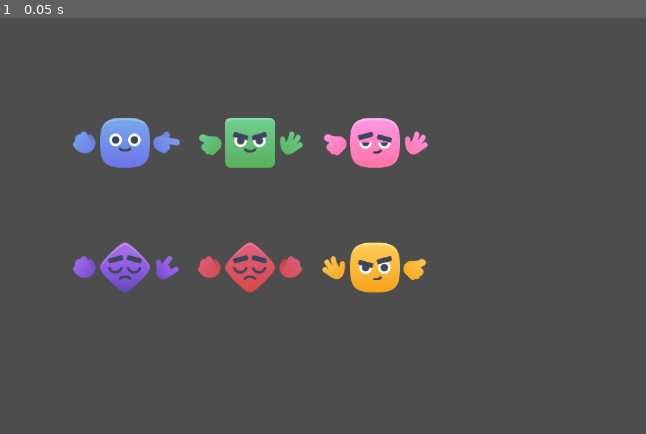
Above: before the commit, frame 1.
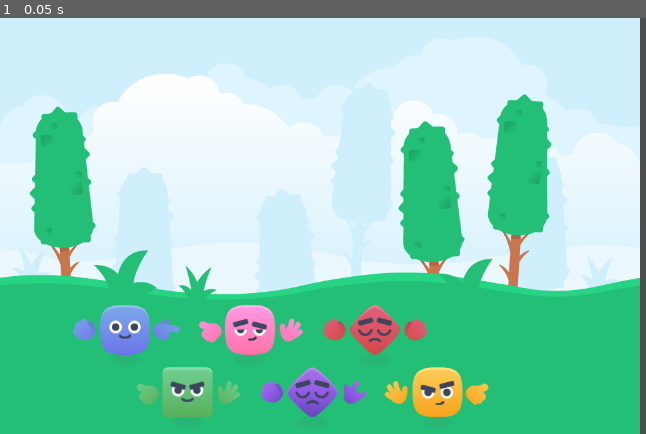
Above: after the commit, the same moment.

Repository: rteijeiro/Godot-Prototypes
Game: Godot game, scene res://shape_characters/shape_characters.tscn
Two runs of this game, one before a commit and one after it. Both use one fixed random seed, a clock stepped at 60 frames per second and the inputs below. The project has no main scene, so this scene is started directly.
Inputs:
- Up to frame 1 (0.05 s): no input

The runs differ from the first frame. In frame 1, 99% of the frame differs, in the area x 0-100%, y 0-100%.

Commit message:
Adds background and shadow to Shape Characters game.

Diff:
--- a/shape_characters/characters/character.tscn
+++ b/shape_characters/characters/character.tscn
@@ -1,9 +1,10 @@
-[gd_scene load_steps=5 format=3 uid="uid://bytwht70n8d44"]
+[gd_scene load_steps=6 format=3 uid="uid://bytwht70n8d44"]
 
 [ext_resource type="Script" path="res://shape_characters/characters/character.gd" id="1_6smai"]
 [ext_resource type="Texture2D" uid="uid://b0swdr10x016y" path="res://shape_characters/resources/characters/blue/blue_body_circle.png" id="1_s5hmw"]
 [ext_resource type="Texture2D" uid="uid://c26tx7wb0vhc7" path="res://shape_characters/resources/characters/faces/face_a.png" id="2_bb8e7"]
 [ext_resource type="Texture2D" uid="uid://b1iom4j0ah7s8" path="res://shape_characters/resources/characters/blue/blue_hand_open.png" id="3_bb8e7"]
+[ext_resource type="Texture2D" uid="uid://csr3gpqtbso0a" path="res://shape_characters/resources/characters/shadow.png" id="5_n7fxg"]
 
 [node name="Character" type="Node2D"]
 script = ExtResource("1_6smai")
@@ -26,3 +27,7 @@
 position = Vector2(65, 0)
 rotation = 0.785398
 texture = ExtResource("3_bb8e7")
+
+[node name="Shadow" type="Sprite2D" parent="."]
+position = Vector2(0, 48)
+texture = ExtResource("5_n7fxg")
--- a/shape_characters/shape_characters.gd
+++ b/shape_characters/shape_characters.gd
@@ -9,25 +9,25 @@
 
 func _ready() -> void:
 	var blue_character:Character = CharacterBlue.instantiate()
-	blue_character.position = Vector2(200, 200)
+	blue_character.position = Vector2(200, 500)
 	get_tree().current_scene.add_child(blue_character)
 
 	var green_character:Character = CharacterGreen.instantiate()
-	green_character.position = Vector2(400, 200)
+	green_character.position = Vector2(300, 600)
 	get_tree().current_scene.add_child(green_character)
 
 	var pink_character:Character = CharacterPink.instantiate()
-	pink_character.position = Vector2(600, 200)
+	pink_character.position = Vector2(400, 500)
 	get_tree().current_scene.add_child(pink_character)
 
 	var purple_character:Character = CharacterPurple.instantiate()
-	purple_character.position = Vector2(200, 400)
+	purple_character.position = Vector2(500, 600)
 	get_tree().current_scene.add_child(purple_character)
 
 	var red_character:Character = CharacterRed.instantiate()
-	red_character.position = Vector2(400, 400)
+	red_character.position = Vector2(600, 500)
 	get_tree().current_scene.add_child(red_character)
 
 	var yellow_character:Character = CharacterYellow.instantiate()
-	yellow_character.position = Vector2(600, 400)
+	yellow_character.position = Vector2(700, 600)
 	get_tree().current_scene.add_child(yellow_character)
--- a/shape_characters/shape_characters.tscn
+++ b/shape_characters/shape_characters.tscn
@@ -1,6 +1,12 @@
-[gd_scene load_steps=2 format=3 uid="uid://c1ari6ga0ft8f"]
+[gd_scene load_steps=3 format=3 uid="uid://c1ari6ga0ft8f"]
 
 [ext_resource type="Script" path="res://shape_characters/shape_characters.gd" id="1_1ne0a"]
+[ext_resource type="Texture2D" uid="uid://da13i7hovkqlj" path="res://shape_characters/resources/backgroundColorGrass.png" id="2_jvrv4"]
 
 [node name="ShapeCharacters" type="Node2D"]
 script = ExtResource("1_1ne0a")
+
+[node name="Background" type="Sprite2D" parent="."]
+position = Vector2(0, -216)
+texture = ExtResource("2_jvrv4")
+centered = false
Binary file added: shape_characters/resources/backgroundColorGrass.png
Not shown, added: shape_characters/resources/backgroundColorGrass.png.import
Binary file added: shape_characters/resources/characters/shadow.png
Not shown, added: shape_characters/resources/characters/shadow.png.import
